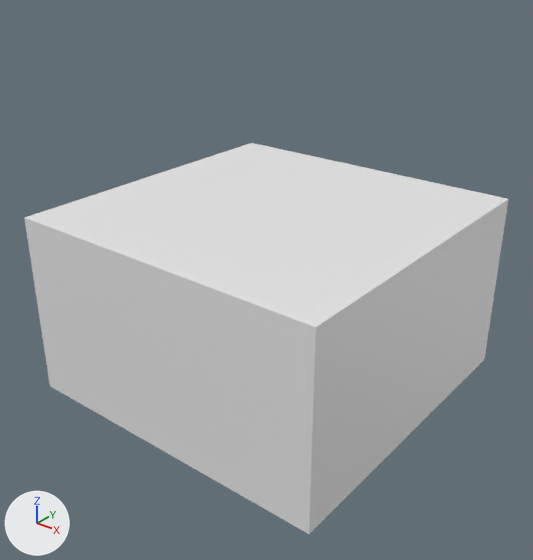
Before and after pictures for a commit that changed the glTF model 3Dmodels/pampkin.glb.
Camera for both pictures: a 50 mm lens placed at (0.531, -0.679, 0.574), pointed at (0.013, -0.032, 0.173). The axes (+X, +Y, +Z) are drawn at lower left. The lights are the same throughout. Where no turn or scale is listed for an object, it has been applied to the vertices.

In view in the first picture: '立方体'.
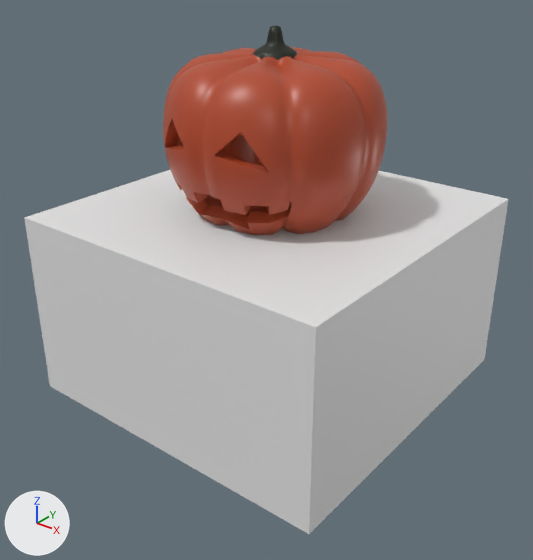
Pixel boxes [x1, y1, x2, y2] of what changed, in the pictures (533 x 560 px):
'Cube', moved (not visible before)
    after: [163, 26, 387, 235]

Patch to the scene script:
```diff
--- a/3Dmodels/pampkin.glb.py
+++ b/3Dmodels/pampkin.glb.py
@@ ob_cube @@
 ob_cube = bpy.data.objects.new('Cube', me_cube)
-ob_cube.location = (0.0, 0.0, 0.14)
+ob_cube.location = (0.0, 0.0, 0.356)
 ob_cube.scale = (0.144, 0.144, 0.144)
```
